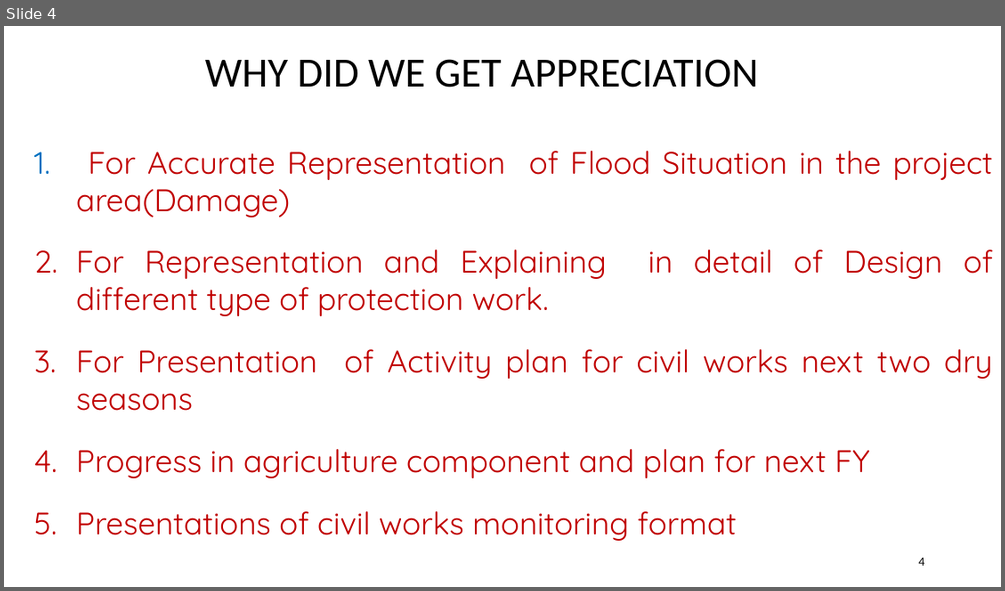
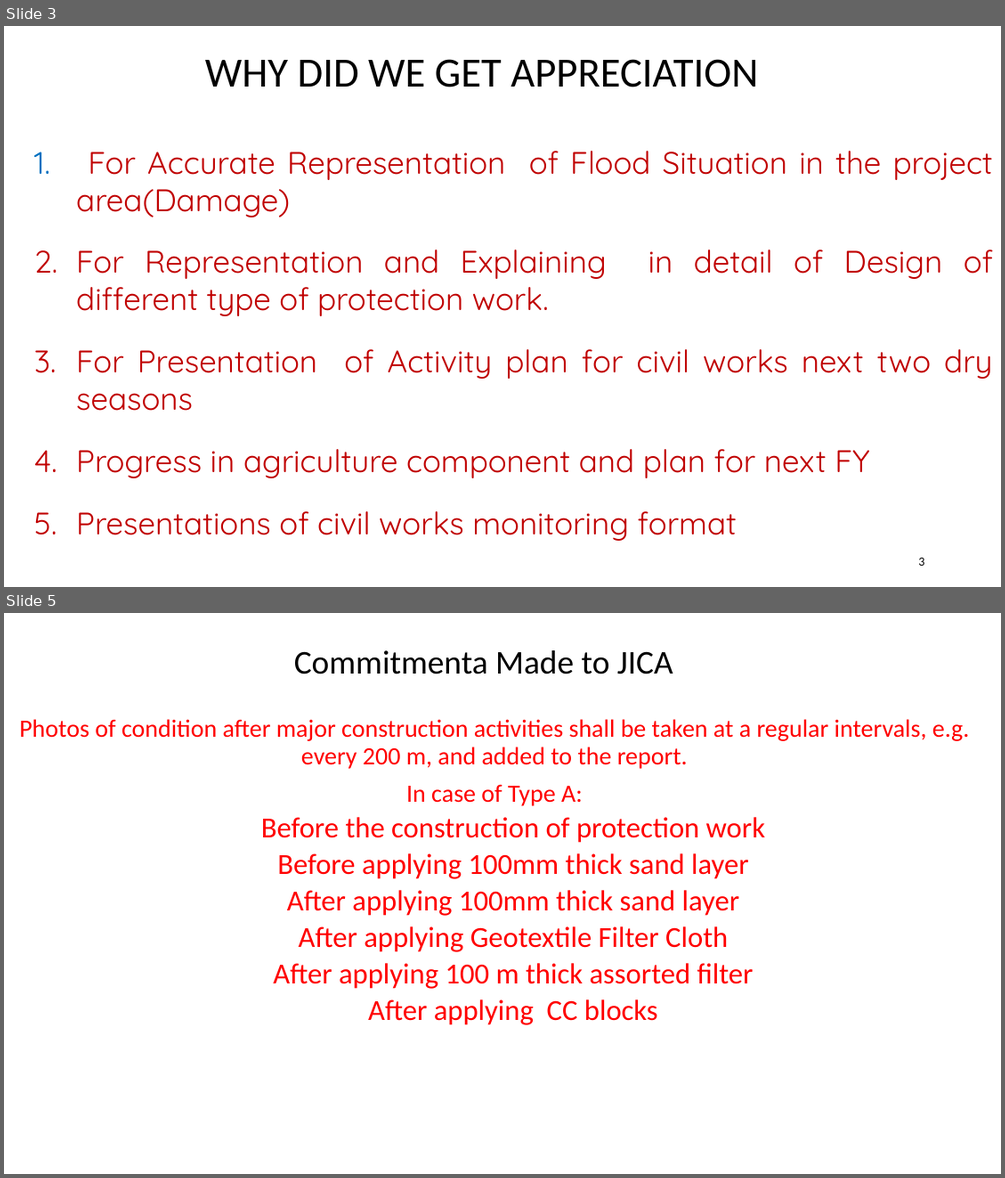
Before and after one commit to jakariapervez/cmis6, a slide deck: Civilworks cost/Work Schedule/PPT on Follow UP of JICA Meeting on 18_11_20202/Follow UP on JICA Meeting and Actions Required To Taken.pptx. Shown one above the other, each under a label of ours: slide 4 before the commit, slides 3 and 5 after it; the slides between them are not shown. The pictures are 1005x591 and 1005x1178 pixels, drawn with LibreOffice and Linux fonts; fonts in the diff are those of the drawing; background and template pictures are left out. Boxes give left, top, right and bottom in pixels: in the first picture for what was removed or moved away, otherwise in the second. Text is boxed around its words. In the diff, an @@ line names an element or a change of style, - is before the commit and + after.

Commit message:
Update of Presentation
Update of Presentation

```diff
--- a/Civilworks cost/Work Schedule/PPT on Follow UP of JICA Meeting on 18_11_20202/Follow UP on JICA Meeting and Actions Required To Taken.pptx
+++ b/Civilworks cost/Work Schedule/PPT on Follow UP of JICA Meeting on 18_11_20202/Follow UP on JICA Meeting and Actions Required To Taken.pptx
@@ slide 5 added at (4, 613, 1001, 1174), background picture (left out) @@
@@ title added at (294, 650, 673, 674), 32 pt, text #000000 @@
+Commitmenta Made to JICA
@@ text added at (19, 719, 969, 1025), 28 pt, text #FF0000 @@
+Photos of condition after major construction activities shall be taken at a regular intervals, e.g. every 200 m, and added to the report.
+In case of Type A:
+  Before the construction of protection work
+  Before applying 100mm thick sand layer
+  After applying 100mm thick sand layer
+  After applying Geotextile Filter Cloth
+  After applying 100 m thick assorted filter
+  After applying CC blocks
@@ what was slide 4 is now slide 3 @@
@@ page number at (918, 557, 924, 565): text changed @@
-4
+3
```
Also in this commit, not shown: 1 slide changed, 16 other slides added, 2 slides removed, 12 other files.
